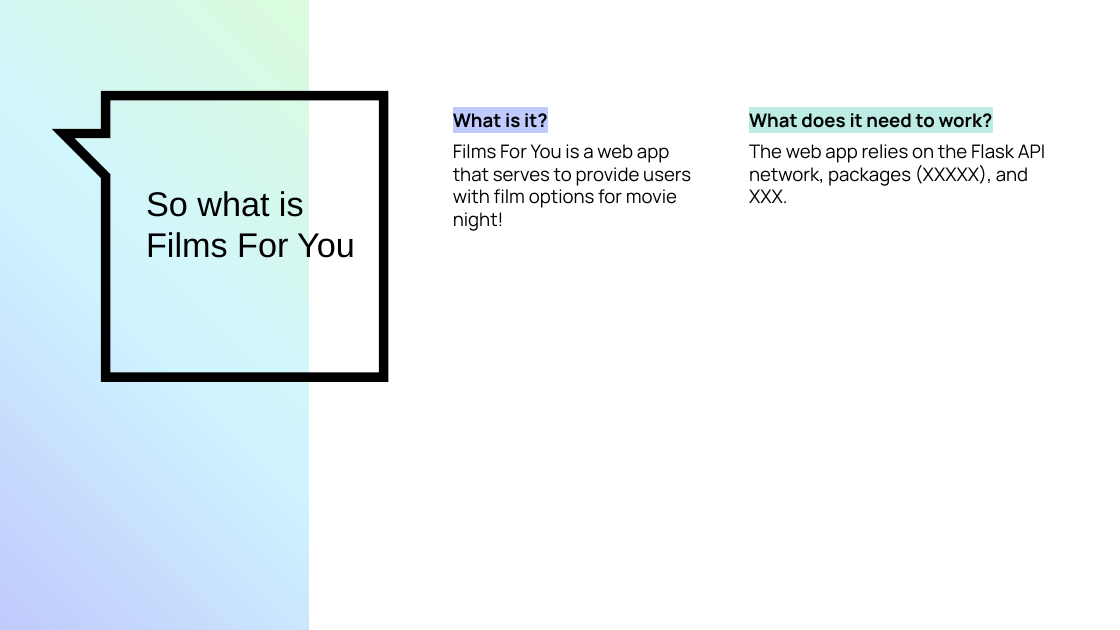
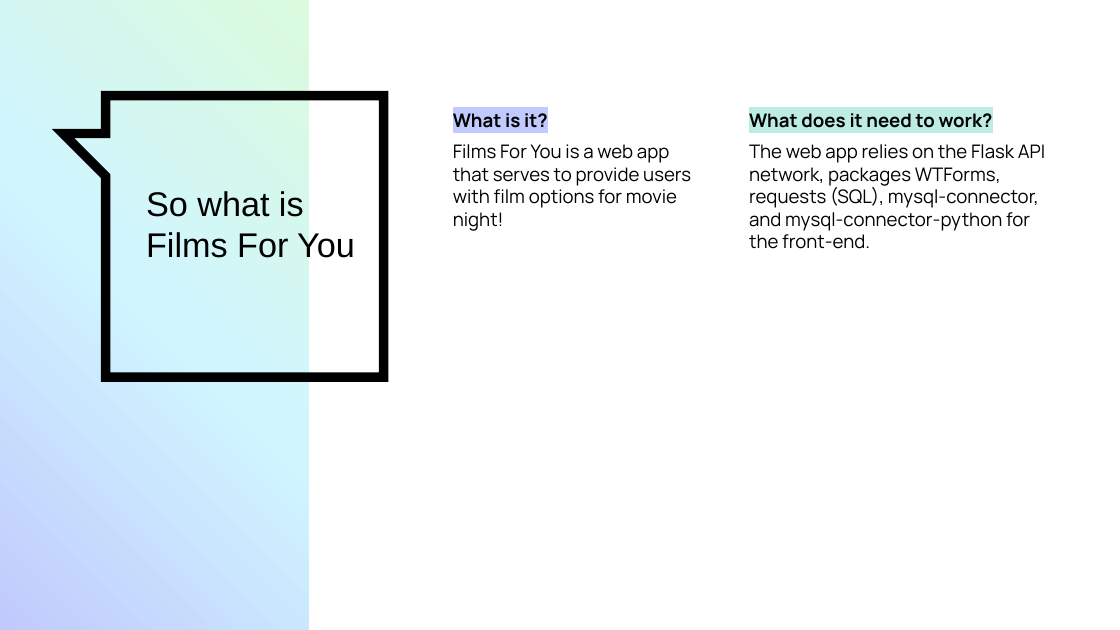
Before and after one commit to lumarini/CFG_project, a slide deck: slide 2 of Project presentation.pptx. Drawn at 1120x630 pixels with LibreOffice and Linux fonts; fonts in the diff are those of the drawing. Boxes give left, top, right and bottom in pixels: in the first picture for what was removed or moved away, otherwise in the second. Text is boxed around its words. In the diff, an @@ line names an element or a change of style, - is before the commit and + after.

Commit message:
Updated

```diff
--- a/Project presentation.pptx
+++ b/Project presentation.pptx
@@ text at [749,144,1045,249]: text changed @@
-The web app relies on the Flask API network, packages (XXXXX), and XXX.
+The web app relies on the Flask API network, packages WTForms, requests (SQL), mysql-connector, and mysql-connector-python for the front-end.
```
